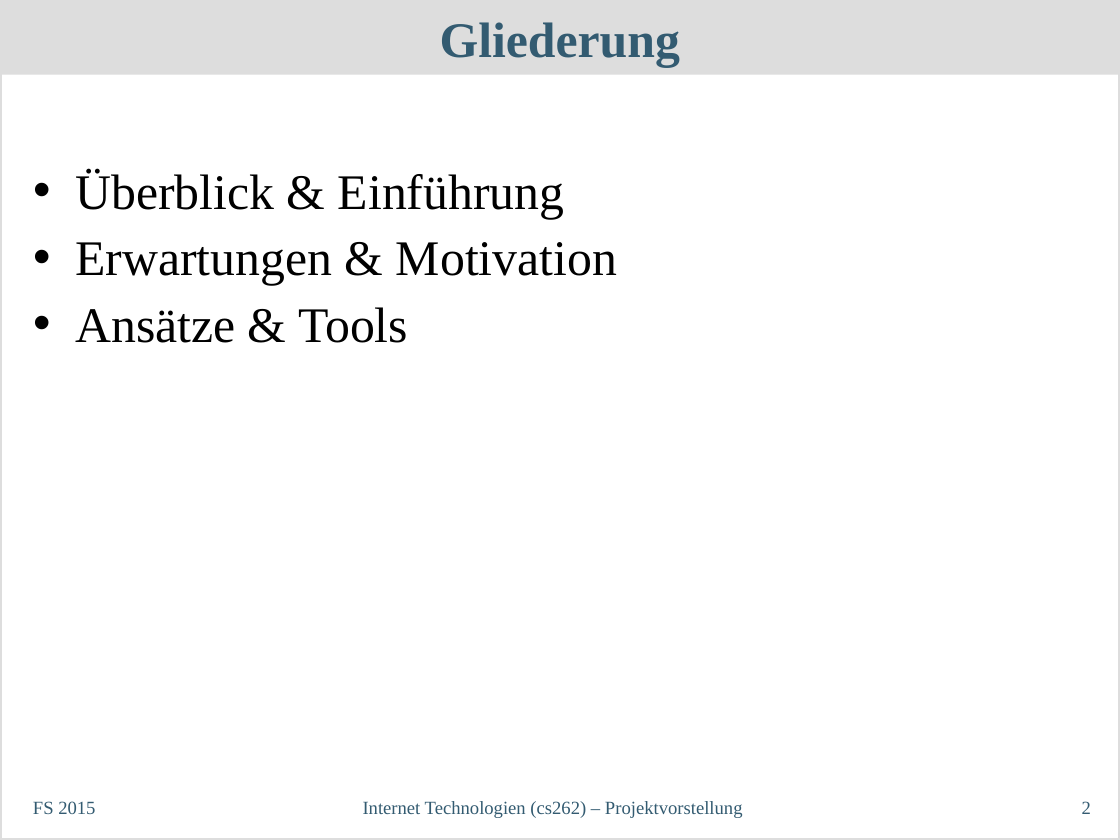
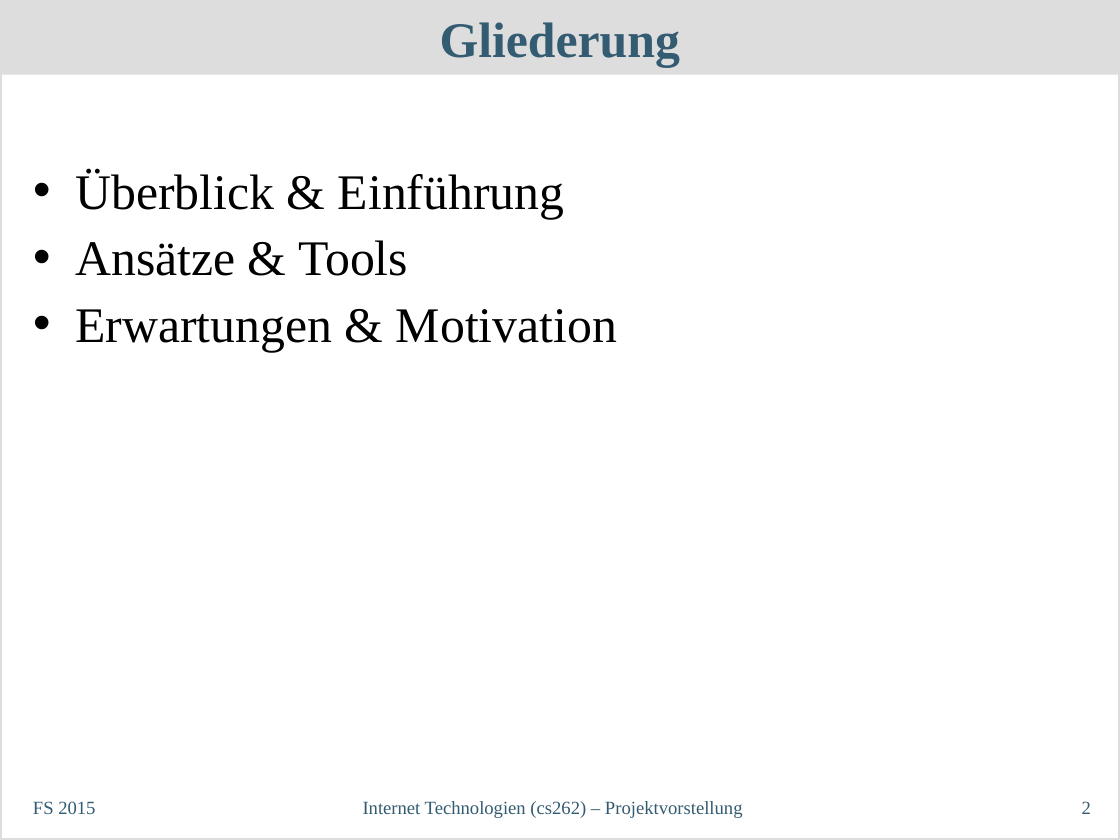
Before and after one commit to philipp-oldenburg/dos, a slide deck: slide 2 of Projektvorstellung/InetTechKurzvortrag.odp. Drawn at 1120x840 pixels with LibreOffice and Linux fonts; fonts in the diff are those of the drawing. Boxes give left, top, right and bottom in pixels: in the first picture for what was removed or moved away, otherwise in the second. Text is boxed around its words. In the diff, an @@ line names an element or a change of style, - is before the commit and + after.

```diff
--- a/Projektvorstellung/InetTechKurzvortrag.odp
+++ b/Projektvorstellung/InetTechKurzvortrag.odp
@@ text at (x1=75, y1=240, x2=408, y2=276): paragraph added @@
+• Ansätze & Tools
@@ text at (x1=75, y1=307, x2=408, y2=343): paragraph removed @@
-• Ansätze & Tools
```
Also in this commit, not shown: 1 other slide changed.
